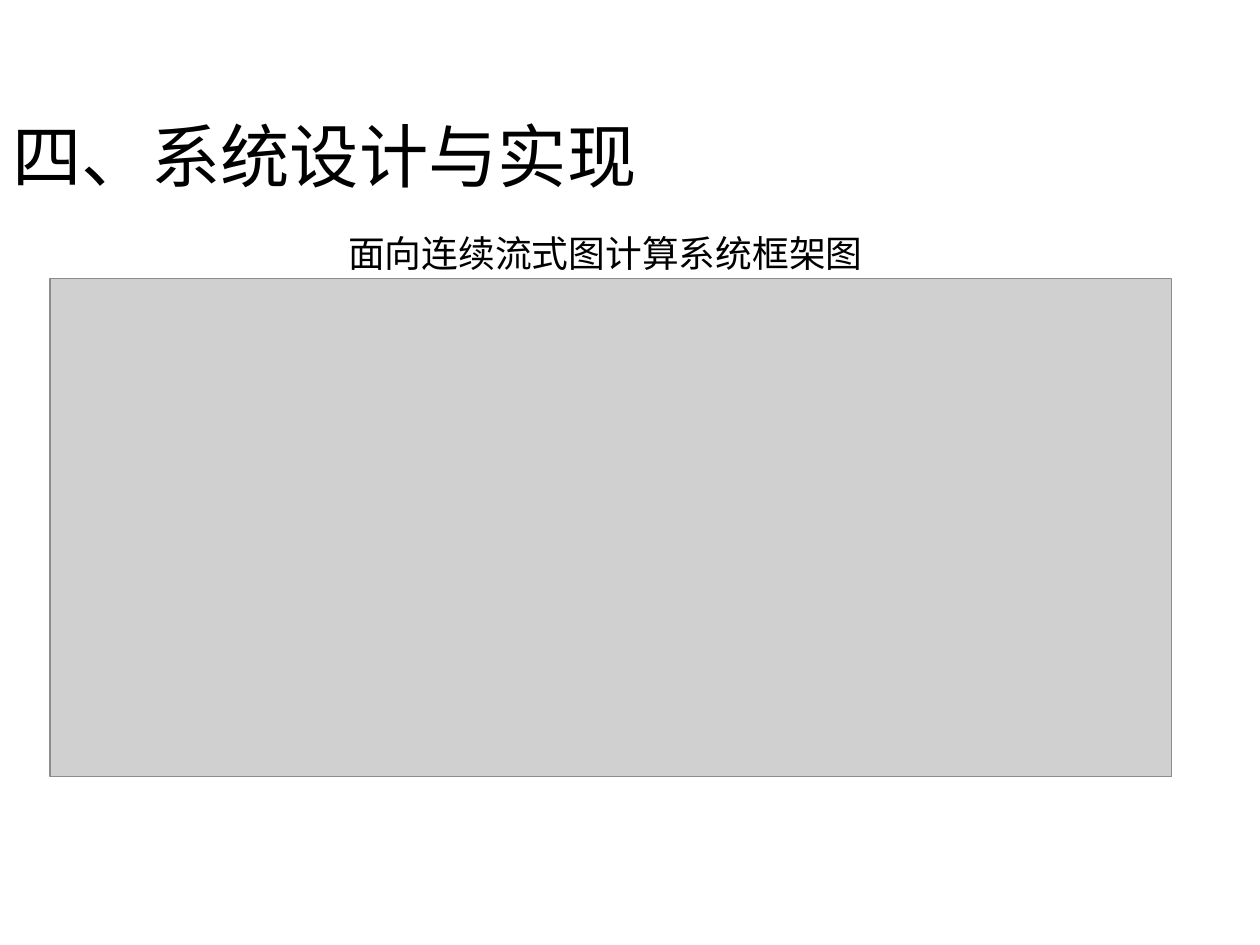
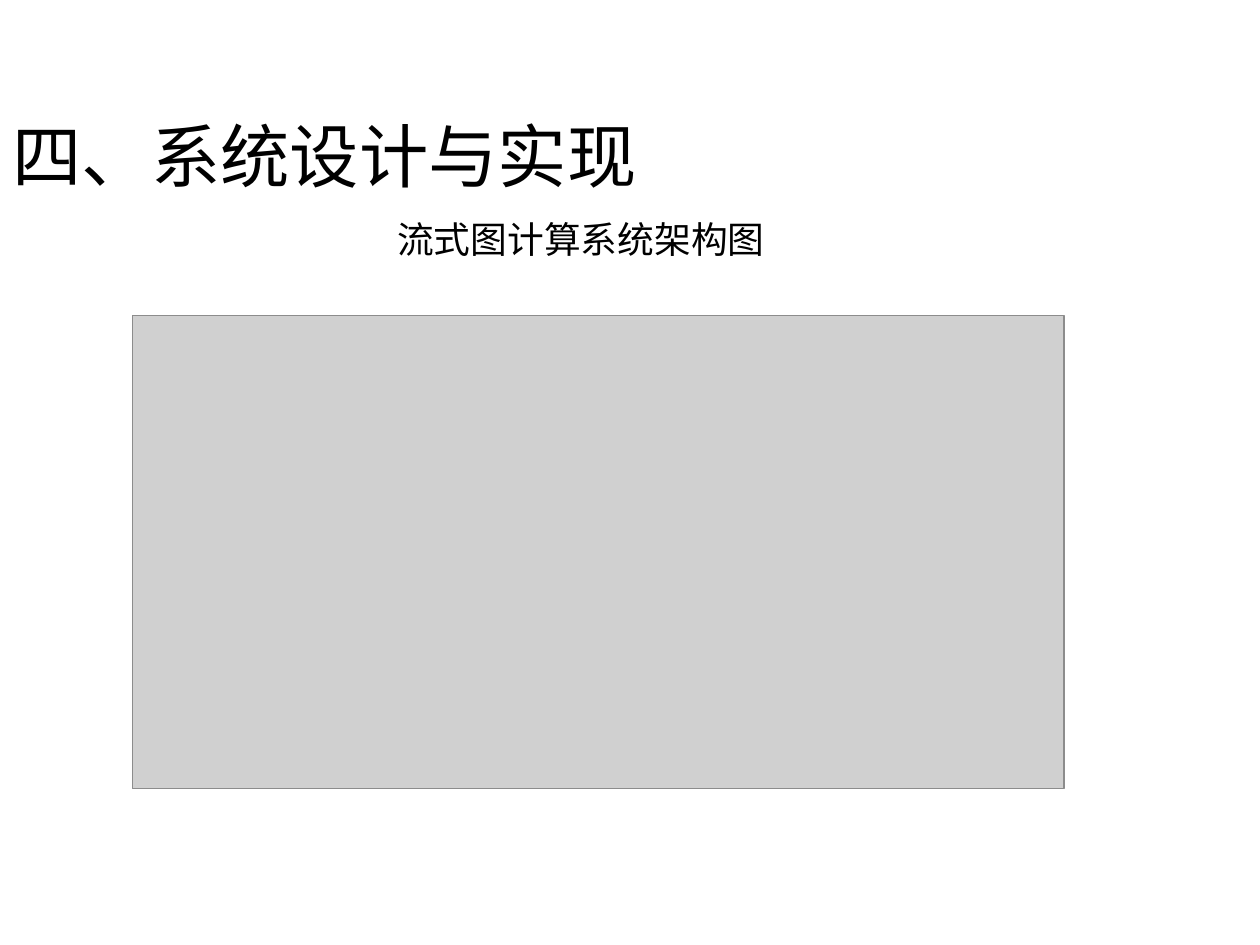
Before and after one commit to DuanSky22/GraduationThesis, a slide deck: slide 33 of post-graduate paper/中期汇报-段世凯-v3.0.pptx (slide 35 before the commit). Drawn at 1260x945 pixels with LibreOffice and Linux fonts; fonts in the diff are those of the drawing; grey boxes stand for pictures. Boxes give left, top, right and bottom in pixels: in the first picture for what was removed or moved away, otherwise in the second. Text is boxed around its words. In the diff, an @@ line names an element or a change of style, - is before the commit and + after.

```diff
--- a/post-graduate paper/中期汇报-段世凯-v3.0.pptx
+++ b/post-graduate paper/中期汇报-段世凯-v3.0.pptx
@@ text at (397,222,765,256): text changed @@
-面向连续流式图计算系统框架图
+流式图计算系统架构图
@@ picture: place and size @@
-picture at (50,278,1172,776)
+picture at (132,315,1065,789)
```
Also in this commit, not shown: 23 other slides changed, 7 slides added, 5 slides removed, 15 other files.
